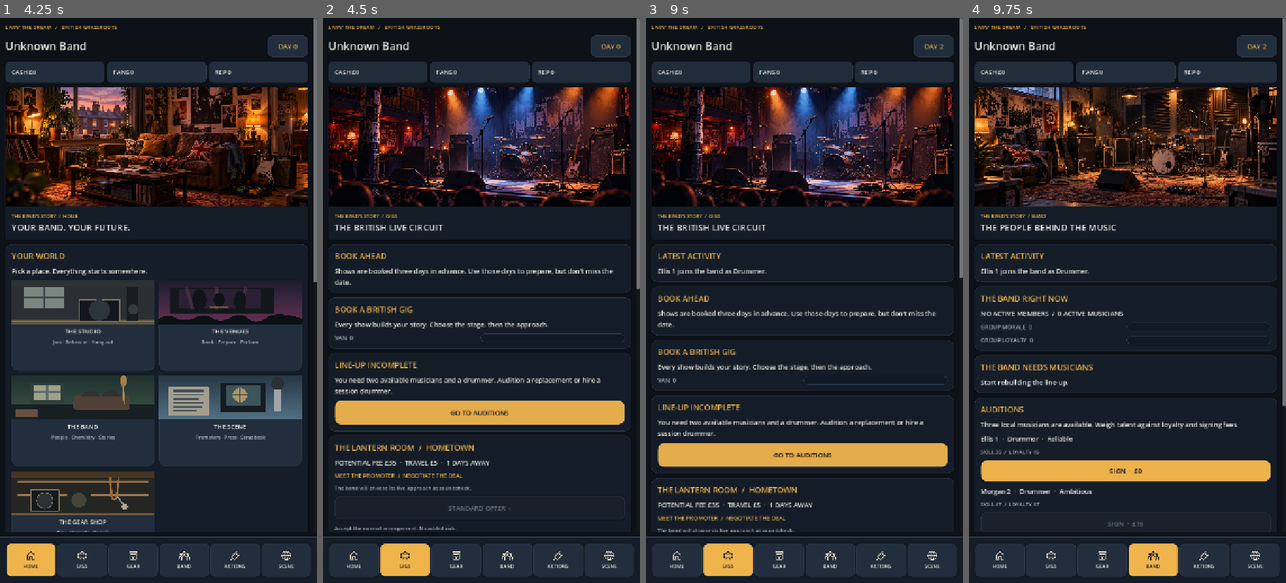
Above: before the commit, frames 1-4 (left to right).
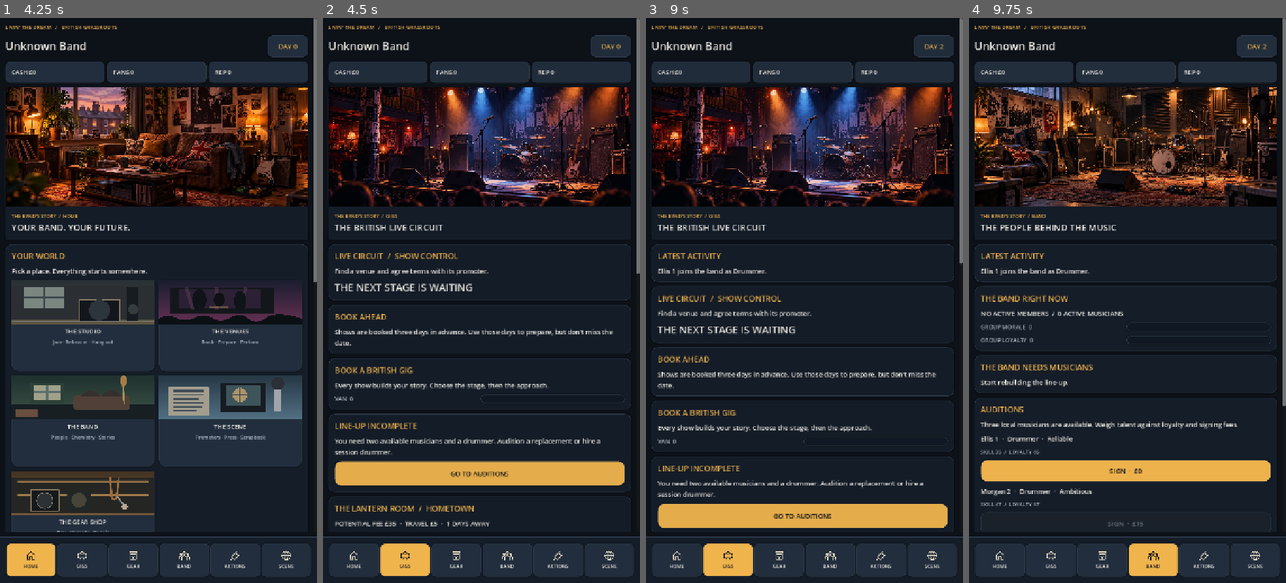
Above: after the commit, the same moments.

Repository: alimuir654-rgb/BandMaster
Game: Godot game, scene res://Scenes/CareerHub.tscn
The game is run twice, just before and just after one commit, with the same random seed, the same clock (stepped at 60 frames per second) and the same inputs. This scene is started directly instead of the project's main scene.
Inputs (mouse positions are in pixels of both pictures, inside the frame that each line leads up to):
- Up to frame 1 (4.25 s): click (82, 323) at 0.52 s; click "JAM" at 1.25 s; click "HANG OUT" at 2 s; click "PROMOTE" at 2.75 s; click (31, 560) at 3.52 s
- Up to frame 2 (4.5 s): click (554, 323) at 4.27 s
- Up to frame 3 (9 s): click "GO TO AUDITIONS" at 5 s; click "SIGN · £0" at 5.75 s; click "CONTINUE ›" at 6.5 s; click "SIGN · £0" at 7.25 s; click "CONTINUE ›" at 8 s; click (728, 560) at 8.77 s
- Up to frame 4 (9.75 s): click "GO TO AUDITIONS" at 9.5 s

Frame 1 is identical in both runs. In frame 2, 14% of the frame differs, in the area x 1-100%, y 41-91%; in frame 3, 13%; in frame 4, nothing differs.
Error before the commit: Invalid access to property or key 'band' on a base object of type 'Dictionary'. (res://Scripts/career_hub.gd:983)
Error after the commit: Invalid access to property or key 'band' on a base object of type 'Dictionary'. (res://Scripts/career_hub.gd:1011)

Commit message:
Integrate booking briefing, stage timeline, readiness tips and postshow recap

Diff:
--- a/Scripts/career_hub.gd
+++ b/Scripts/career_hub.gd
@@ -10,6 +10,7 @@
 const Gigs = preload("res://Scripts/uk_gig_circuit.gd")
 const Calendar = preload("res://Scripts/gig_calendar.gd")
 const GigNight = preload("res://Scripts/gig_night_flow.gd")
+const LiveBrief = preload("res://Scripts/live_night_briefing.gd")
 const Promoter = preload("res://Scripts/promoter_meetings.gd")
 const Practice = preload("res://Scripts/practice_room.gd")
 const Workshop = preload("res://Scripts/song_workshop.gd")
@@ -372,6 +373,33 @@
  practise.pressed.connect(func() -> void: _switch("ACTIONS"))
 
 func _gigs() -> void:
+ var brief: Dictionary = LiveBrief.briefing(_state())
+ var briefing_card := _card("LIVE CIRCUIT  /  SHOW CONTROL",str(brief["detail"]))
+ _label(briefing_card,str(brief["headline"]),23,UI.WHITE)
+ if bool(brief["active"]):
+  _label(briefing_card,str(brief["city"]).to_upper()+"  /  DAY %d  /  %s" % [int(brief["day"]),str(brief["deal"])],12,UI.AMBER)
+  var timeline := HBoxContainer.new()
+  timeline.add_theme_constant_override("separation",5)
+  briefing_card.add_child(timeline)
+  var active_step := LiveBrief.stage_index(str(brief["phase"]))
+  for i in range(3):
+   var marker := PanelContainer.new()
+   marker.size_flags_horizontal = Control.SIZE_EXPAND_FILL
+   marker.add_theme_stylebox_override("panel",UI.style(UI.ALT if i<=active_step else UI.PANEL,8))
+   timeline.add_child(marker)
+   var step_text := _label(marker,"%02d  %s" % [i+1,str(brief["steps"][i])],11,UI.AMBER if i<=active_step else UI.MUTED)
+   step_text.horizontal_alignment = HORIZONTAL_ALIGNMENT_CENTER
+  _progress(briefing_card,"LIVE READINESS",int(brief["readiness"]))
+  _label(briefing_card,"ORIGINALS IN THE SET  /  %d" % int(brief["originals"]),13,UI.WHITE)
+  for tip in brief["tips"]:
+   _label(briefing_card,str(tip),13,UI.MUTED)
+  if int(brief["days_left"])>0:
+   _action(briefing_card,"GO PREPARE THE BAND",func() -> void: _switch("ACTIONS"),true)
+ var recap: Dictionary = LiveBrief.last_show(_state())
+ if not recap.is_empty():
+  var report := _card("LAST NIGHT  /  THE AFTERMATH",str(recap["venue"]))
+  _label(report,"SHOW %s  /  FEE £%d" % ["LANDED" if bool(recap["success"]) else "WAS TOUGH",int(recap["fee"])],18,UI.AMBER)
+  _label(report,"ORIGINALS PLAYED %d  /  DEAL %s" % [int(recap["originals"]),str(recap["terms"]).to_upper()],13,UI.MUTED)
  var booked: Dictionary = Calendar.pending(_state())
  if not booked.is_empty():
   var due := int(booked.get("day",1)) - _num("tour_day")
